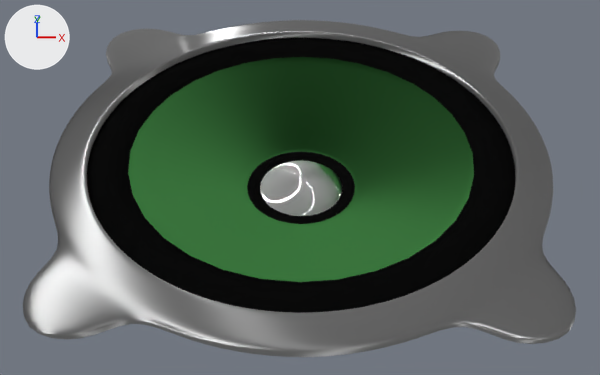
The Blender file sketch/music.blend as it was, and as the next commit left it.
Rendered twice from a 50 mm camera at (-0.23, -2.97, 5.26) aimed at (-0.27, 0.34, 2.24). The axes (+X, +Y, +Z) are drawn at upper left. The lights are the same throughout.
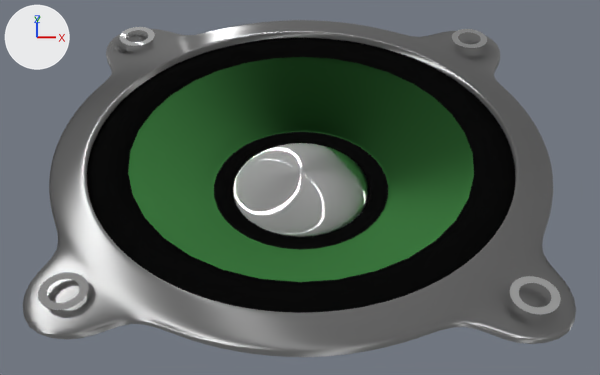
Commit message: / ‘sketch/music.blend’

Changed parts and their boxes (x1, y1, x2, y2) in the pictures (600 x 375 px; the box of a moved part takes in the faces that stretch with it):
part 1 of me_circle_001, added: after (38, 27, 561, 314)
part 2 of me_circle, moved or reshaped: before (153, 75, 449, 270); after (148, 73, 454, 274)

The change, as a list of edits to the scene's bpy script:
```text
Change me_circle_001:
    used by ob_circle_001; location = (-0.267, 0.36, 2.249); scale = (0.27, 0.27, 0.27)
    remove me_circle_001.from_pydata(...)  # 100 vertices, 90 faces; spans x -4.76..0.0, y 0.0..4.76, z 0.68..1.02
    add me_circle_001.from_pydata(...)  # 132 vertices, 106 faces; spans x -4.76..0.0, y 0.0..4.76, z 0.68..1.08
    me_circle_001 part 1: a new loose piece of 32 vertices spanning x -4.12..-3.32, y 3.32..4.13, z 1.08, in mat_centerpiece
    add me_circle_001.materials.append(mat_centerpiece)
Change me_circle:
    where me_circle.from_pydata(...)  # 120 vertices, 107 faces; spans x -5.1..5.1, y -5.1..5.1, z -1.04..1.23
    used by ob_circle; location = (-0.267, 0.36, 2.24); scale = (0.246, 0.246, 0.246)
    me_circle part 2: 48 of 120 vertices moved; they spanned x -1.38..1.38, y -1.38..1.38, z -0.07..0.26 and now span x -2.26..2.26, y -2.26..2.26, z -0.12..0.43; mean shift (0.0, 0.0, 0.02); largest move (-0.96, 0.96, 0.0) -> (-1.6, 1.6, 0.0)
```
